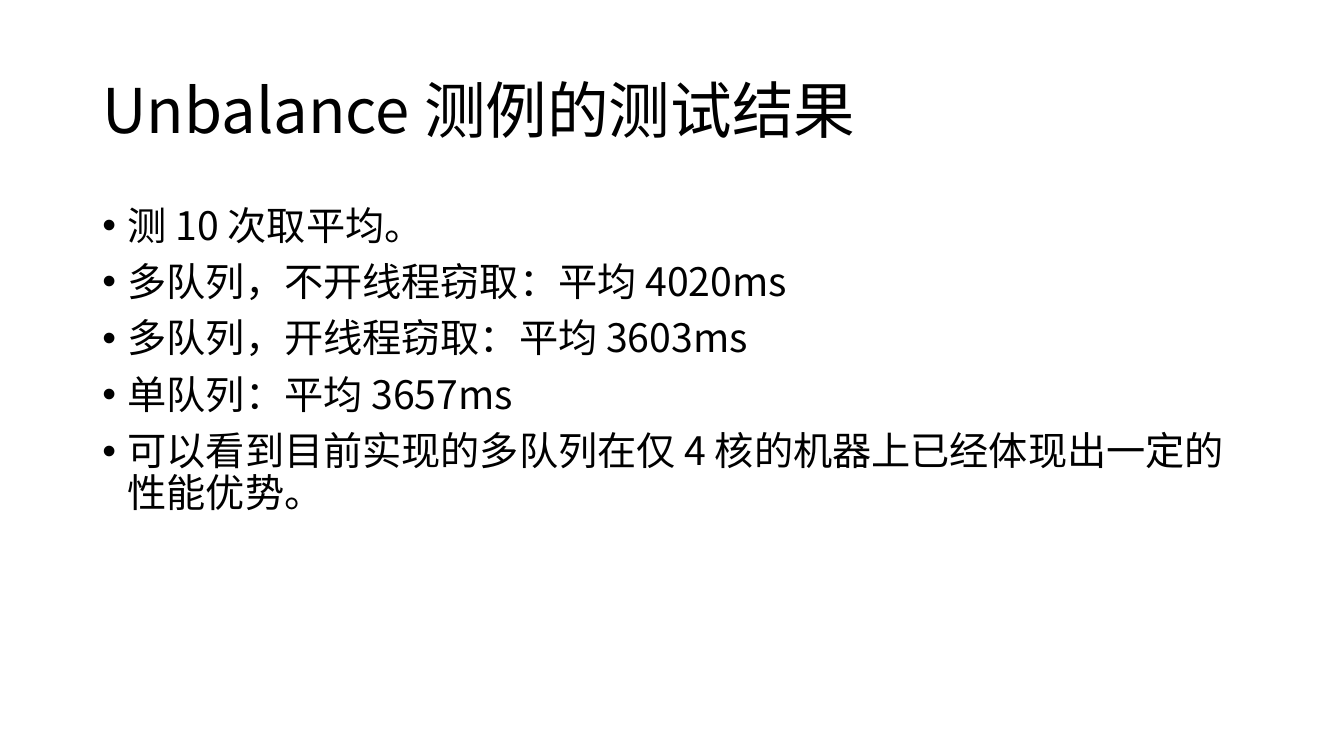
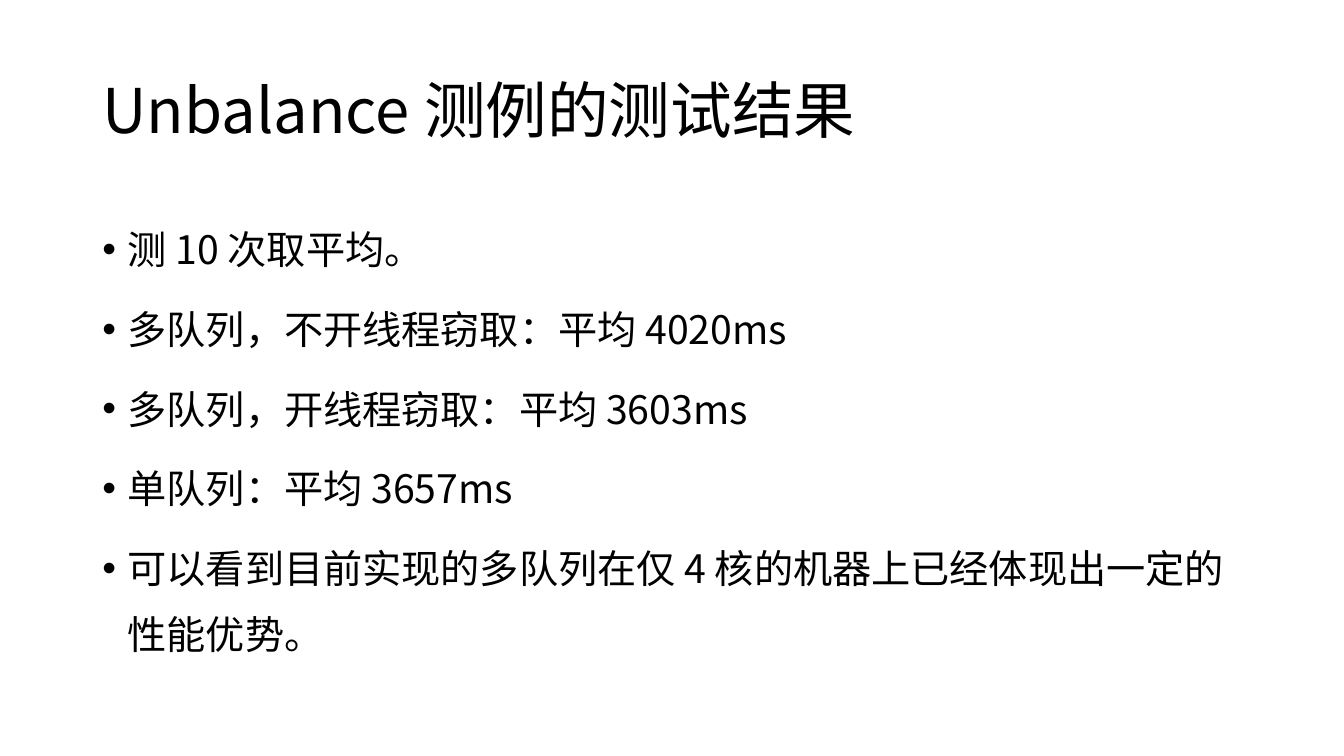
Before and after one commit to 131131yhx/arceos, a slide deck: slide 8 of report/进展 6.4.pptx (slide 7 before the commit). Drawn at 1344x756 pixels with LibreOffice and Linux fonts; fonts in the diff are those of the drawing. Boxes give left, top, right and bottom in pixels: in the first picture for what was removed or moved away, otherwise in the second. Text is boxed around its words. In the diff, an @@ line names an element or a change of style, - is before the commit and + after.

```diff
--- a/report/进展 6.4.pptx
+++ b/report/进展 6.4.pptx
@@ text "测 10 次取平均。" at (128, 231, 1224, 652): line spacing 0.9 to 1.4 @@
```
Also in this commit, not shown: 4 other slides changed, 1 slide added.
